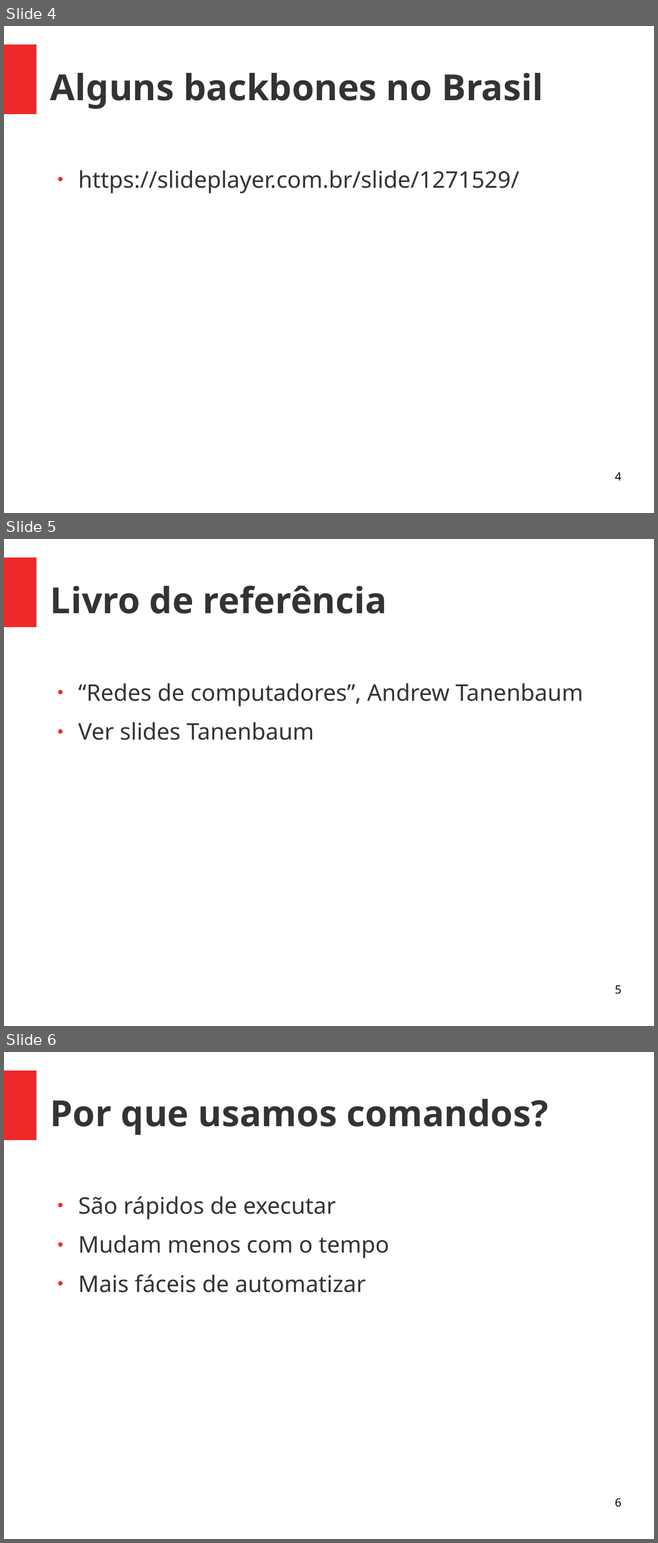
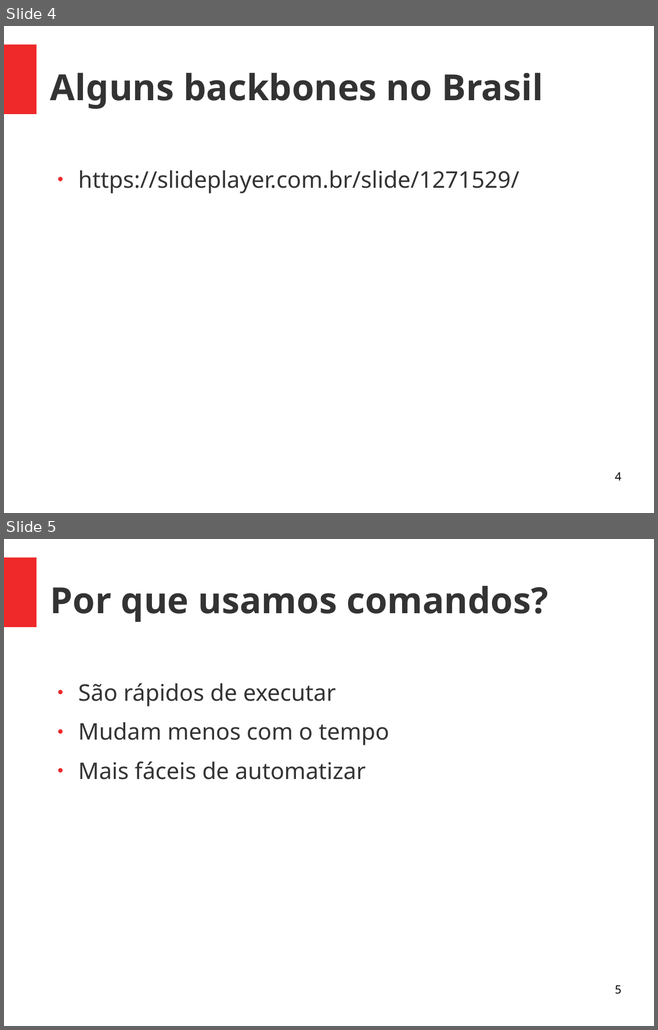
Before and after one commit to viniciusalveshax/aulas, a slide deck: redes-1/pdf03-conceitos-basicos/redes1-pdf03-conceitos-basicos2.odp. Shown one above the other, each under a label of ours: slides 4, 5 and 6 before the commit, slides 4 and 5 after it. The pictures are 658x1543 and 658x1030 pixels, drawn with LibreOffice and Linux fonts; fonts in the diff are those of the drawing. Boxes give left, top, right and bottom in pixels: in the first picture for what was removed or moved away, otherwise in the second. Text is boxed around its words. In the diff, an @@ line names an element or a change of style, - is before the commit and + after.

```diff
--- a/redes-1/pdf03-conceitos-basicos/redes1-pdf03-conceitos-basicos2.odp
+++ b/redes-1/pdf03-conceitos-basicos/redes1-pdf03-conceitos-basicos2.odp
@@ slide 5 removed at (4,539,654,1026), background #FFFFFF; not listed: 1 template element that a slide beside it also shows @@
@@ title removed at (50,585,387,614) @@
-Livro de referência
@@ text removed at (78,683,583,740) @@
-● “Redes de computadores”, Andrew Tanenbaum
-● Ver slides Tanenbaum
@@ page number removed at (615,986,621,994) @@
-5
@@ what was slide 6 is now slide 5 @@
@@ page number at (615,986,621,994): text changed @@
-6
+5
```
Also in this commit, not shown: 5 other files.
